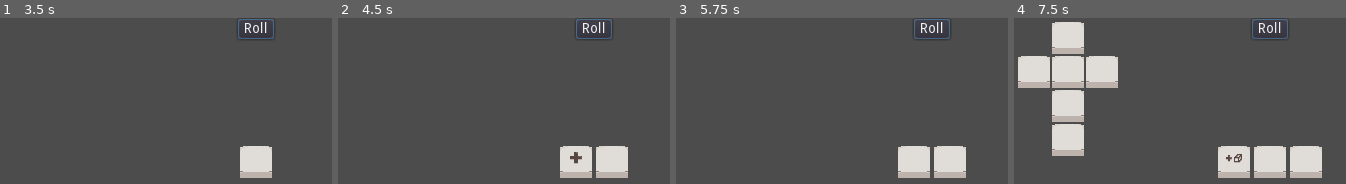
Above: before the commit, frames 1-4 (left to right).
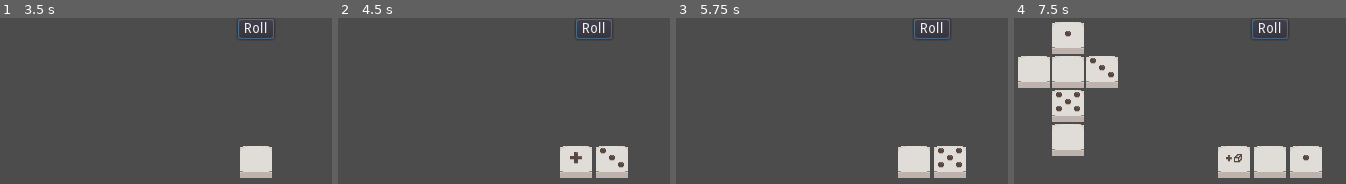
Above: after the commit, the same moments.

Repository: aprzn123/gmtk22
Game: Godot game, scene res://GameBoard.tscn
The game is run twice, just before and just after one commit, with the same random seed, the same clock (stepped at 60 frames per second) and the same inputs.
Inputs (mouse positions are in pixels of both pictures, inside the frame that each line leads up to):
- Up to frame 1 (3.5 s): click "Roll" at 0.5 s; click "Roll" at 1.25 s; click "Roll" at 2 s; tap Enter at 2.75 s; move the mouse to (outside the picture) at 2.77 s
- Up to frame 2 (4.5 s): move the mouse to (490, 175) at 3.52 s; tap Space at 4.25 s; move the mouse to (646, 99) at 4.27 s
- Up to frame 3 (5.75 s): tap Enter at 5 s; move the mouse to (outside the picture) at 5.02 s
- Up to frame 4 (7.5 s): move the mouse to (outside the picture) at 5.77 s; tap Space at 6.5 s; move the mouse to (1116, 119) at 6.52 s; move the mouse to (1296, 162) at 7.27 s

Frame 1 is identical in both runs. In frame 2, 0.2% of the frame differs, in the area x 78-87%, y 78-91%; in frame 3, 0.3%; in frame 4, 0.6%, in the area x 12-89%, y 7-87%.

Commit message:
dice count; start with sides 1,3,5

Diff:
--- a/Die.gd
+++ b/Die.gd
@@ -11,7 +11,6 @@
 	load("res://DieFaces/BlankFace.tres"),
 	load("res://DieFaces/BlankFace.tres")
 ]
-export (bool) var spread = false
 
 export (int) var current_face_idx = 0
 
@@ -23,12 +22,6 @@
 
 func _process(delta):
 	$Sprite.texture = faces[current_face_idx].texture
-	if spread:
-		$Spread.visible = true
-		$Sprite.visible = false
-	else:
-		$Spread.visible = false
-		$Sprite.visible = true
 
 func roll():
 	face_swaps_left_anim = int(rand_range(5,10))
--- a/Die.tscn
+++ b/Die.tscn
@@ -1,8 +1,11 @@
-[gd_scene load_steps=4 format=2]
+[gd_scene load_steps=7 format=2]
 
 [ext_resource path="res://Die.gd" type="Script" id=1]
 [ext_resource path="res://DieFaces/BlankFace.tres" type="Resource" id=2]
-[ext_resource path="res://Sprites/Special_Blank.png" type="Texture" id=6]
+[ext_resource path="res://DieFaces/Number5Face.tres" type="Resource" id=3]
+[ext_resource path="res://Sprites/Num_1.png" type="Texture" id=4]
+[ext_resource path="res://DieFaces/Number1Face.tres" type="Resource" id=5]
+[ext_resource path="res://DieFaces/Number3Face.tres" type="Resource" id=6]
 
 [node name="Die" type="Control" groups=[
 "Dice",
@@ -12,37 +15,11 @@
 __meta__ = {
 "_edit_use_anchors_": false
 }
-faces = [ ExtResource( 2 ), ExtResource( 2 ), ExtResource( 2 ), ExtResource( 2 ), ExtResource( 2 ), ExtResource( 2 ) ]
+faces = [ ExtResource( 5 ), ExtResource( 6 ), ExtResource( 2 ), ExtResource( 2 ), ExtResource( 2 ), ExtResource( 3 ) ]
 
 [node name="Sprite" type="Sprite" parent="."]
-texture = ExtResource( 6 )
+texture = ExtResource( 4 )
 centered = false
-
-[node name="Spread" type="Node2D" parent="."]
-visible = false
-
-[node name="Sprite" type="Sprite" parent="Spread"]
-position = Vector2( 0, -34 )
-texture = ExtResource( 6 )
-
-[node name="Sprite2" type="Sprite" parent="Spread"]
-position = Vector2( 34, 0 )
-texture = ExtResource( 6 )
-
-[node name="Sprite3" type="Sprite" parent="Spread"]
-texture = ExtResource( 6 )
-
-[node name="Sprite4" type="Sprite" parent="Spread"]
-position = Vector2( 0, 68 )
-texture = ExtResource( 6 )
-
-[node name="Sprite5" type="Sprite" parent="Spread"]
-position = Vector2( -34, 0 )
-texture = ExtResource( 6 )
-
-[node name="Sprite6" type="Sprite" parent="Spread"]
-position = Vector2( 0, 34 )
-texture = ExtResource( 6 )
 
 [node name="RollTimer" type="Timer" parent="."]
 wait_time = 0.1
--- a/DieFace.gd
+++ b/DieFace.gd
@@ -2,5 +2,5 @@
 
 extends Resource
 
-export (Texture) var texture = preload("res://Sprites/BlankFace.png")
+export (Texture) var texture = preload("res://Sprites/Special_Blank.png")
 export (String) var face_id = ""
--- a/GameBoard.gd
+++ b/GameBoard.gd
@@ -1,6 +1,7 @@
 extends Node
 
 var roll_result = 0
+var action_queue = []
 
 func die_cast(face_id):
 	match face_id:
@@ -11,28 +12,30 @@
 		"Blank":
 			pass
 		"Number1":
-			pass
+			roll_result += 1
 		"Number2":
-			pass
+			roll_result += 2
 		"Number3":
-			pass
+			roll_result += 3
 		"Number4":
-			pass
+			roll_result += 4
 		"Number5":
-			pass
+			roll_result += 5
 		"Number6":
-			pass
+			roll_result += 6
 		"Number7":
-			pass
+			roll_result += 7
 		"Number8":
-			pass
+			roll_result += 8
 		"Number9":
-			pass
+			roll_result += 9
 		_:
 			print_debug("INVALID FACE ID " + face_id)
 	print('die cast')
 
 func roll():
+	roll_result = 0
+	var action_queue = []
 	for die in get_dice():
 		die.roll()
 
Binary file removed: Sprites/AddDieFace.png
Not shown, removed: Sprites/AddDieFace.png.import
Binary file removed: Sprites/AddFace.png
Not shown, removed: Sprites/AddFace.png.import
Binary file removed: Sprites/BlankFace.png
Not shown, removed: Sprites/BlankFace.png.import
